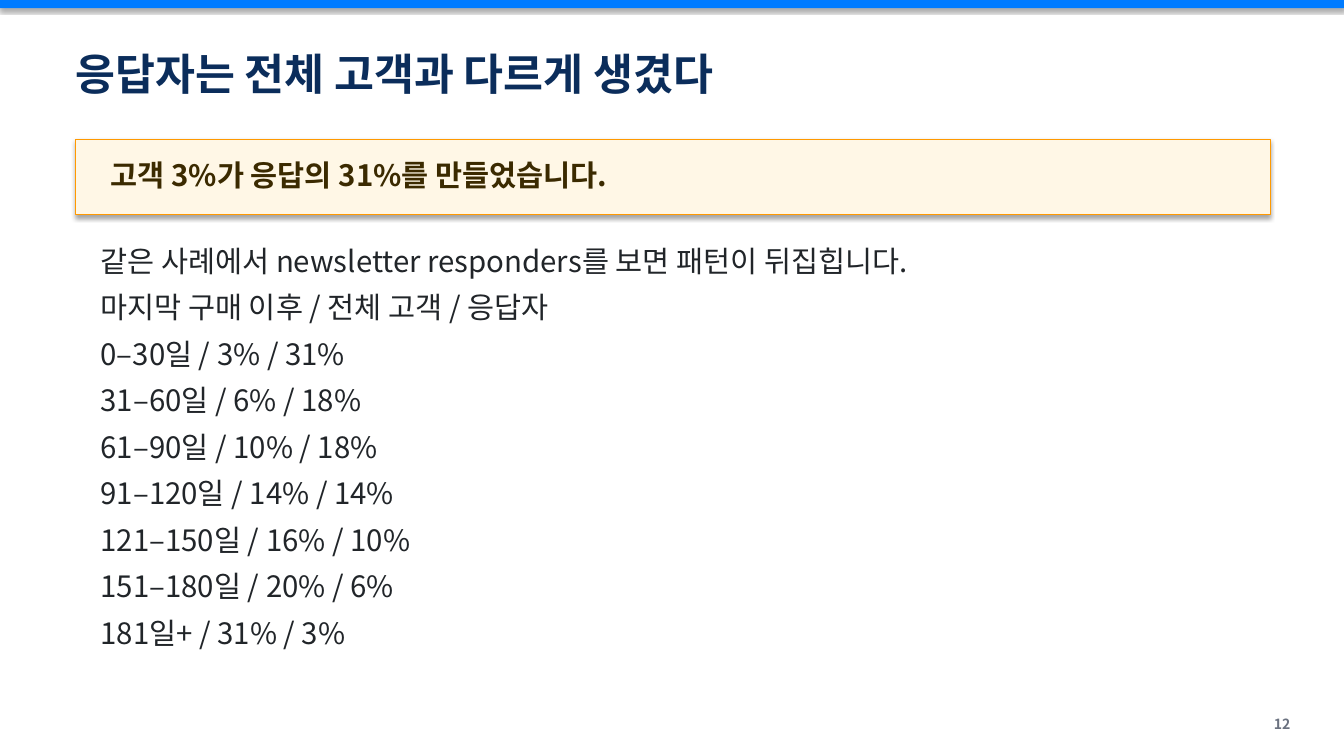
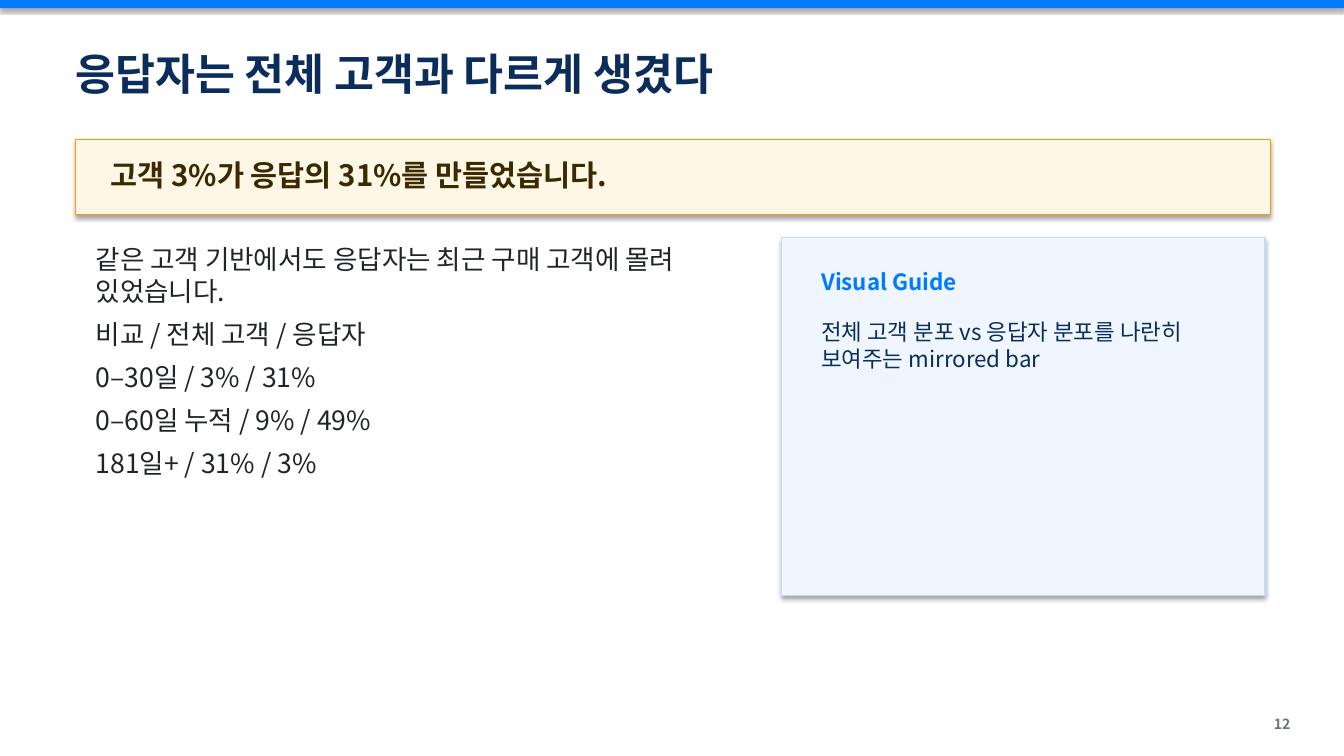
Before and after one commit to sykim-kr/Recency-latency-lecture, a slide deck: slide 13 of recency-latency-retention-crm-lecture-full-workshop-v3-final.pptx. Drawn at 1344x756 pixels with LibreOffice and Linux fonts; fonts in the diff are those of the drawing. Boxes give left, top, right and bottom in pixels: in the first picture for what was removed or moved away, otherwise in the second. Text is boxed around its words. In the diff, an @@ line names an element or a change of style, - is before the commit and + after.

```diff
--- a/recency-latency-retention-crm-lecture-full-workshop-v3-final.pptx
+++ b/recency-latency-retention-crm-lecture-full-workshop-v3-final.pptx
@@ rectangle added at (781,238,1265,596), fill #EFF6FF, outline #BFDBFE 0.75 pt @@
@@ text at (96,247,675,346): text changed; size 21 to 19 pt @@
-같은 사례에서 newsletter responders를 보면 패턴이 뒤집힙니다.
-마지막 구매 이후 / 전체 고객 / 응답자
+같은 고객 기반에서도 응답자는 최근 구매 고객에 몰려 있었습니다.
+비교 / 전체 고객 / 응답자
@@ text added at (821,272,956,291), 16 pt, text #007BFF, bold @@
+Visual Guide
@@ text added at (821,321,1182,369), 16 pt, text #0B2D5B @@
+전체 고객 분포 vs 응답자 분포를 나란히 보여주는 mirrored bar
@@ text at (96,365,316,475): size 21 to 19 pt in "0–30일 / 3% / 31%", "181일+ / 31% / 3%" @@
@@ text at (96,408,371,432): text changed; size 21 to 19 pt @@
-31–60일 / 6% / 18%
-61–90일 / 10% / 18%
-91–120일 / 14% / 14%
-121–150일 / 16% / 10%
-151–180일 / 20% / 6%
+0–60일 누적 / 9% / 49%
```
Also in this commit, not shown: 3 other slides changed, 8 other files.
